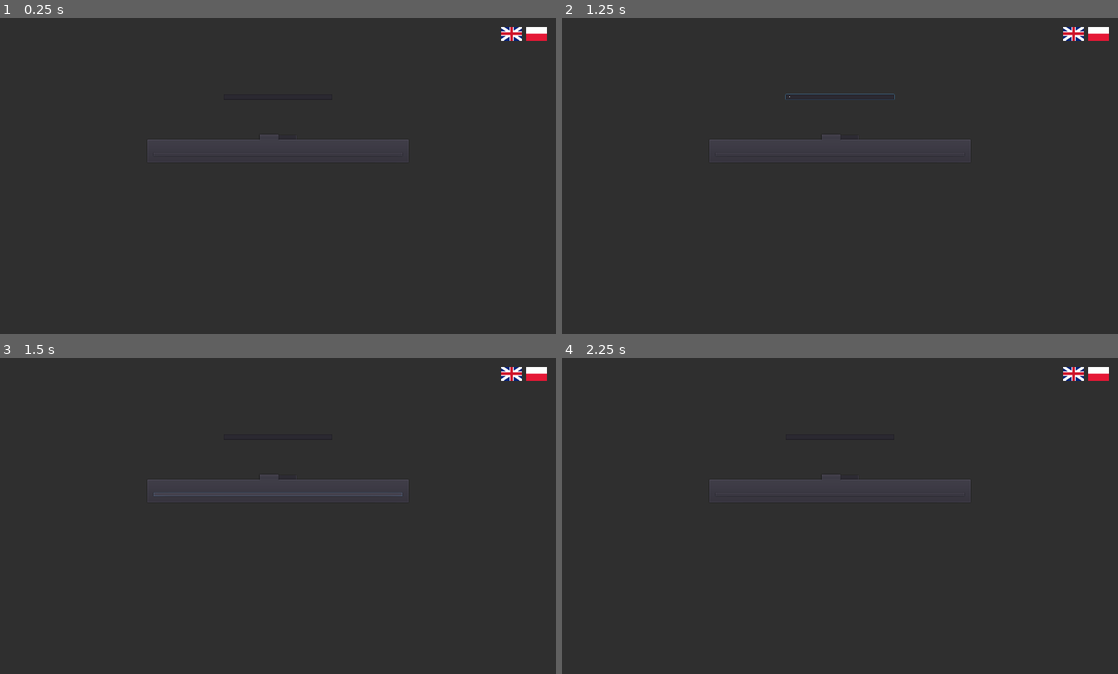
Above: before the commit, frames 1-4 (two rows, left to right).
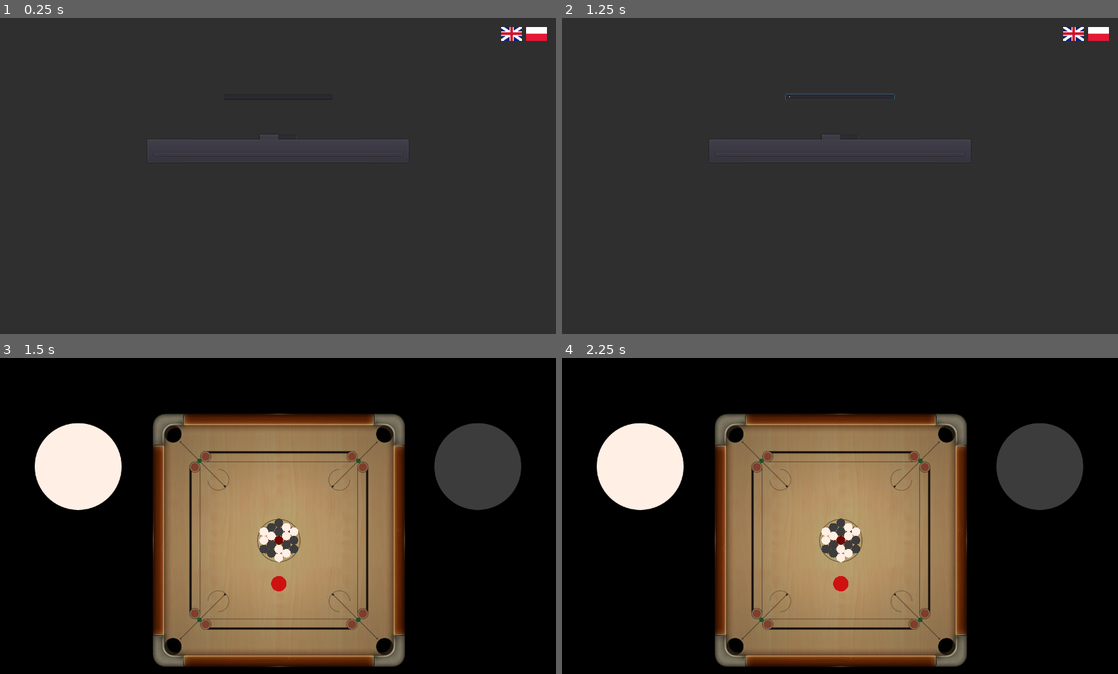
Above: after the commit, the same moments.

Repository: Ajver/Carrom
Game: Godot game, scene res://Scenes/Main/Main.tscn
The game is run twice, just before and just after one commit, with the same random seed, the same clock (stepped at 60 frames per second) and the same inputs.
Inputs (mouse positions are in pixels of both pictures, inside the frame that each line leads up to):
- Up to frame 1 (0.25 s): no input
- Up to frame 2 (1.25 s): click (840, 97) at 0.52 s; type "Alex" at 0.6 s
- Up to frame 3 (1.5 s): click "Create game" at 1.25 s
- Up to frame 4 (2.25 s): click (1073, 373) at 2.02 s

Frames 1-2 are identical in both runs. In frame 3, 96% of the frame differs, in the area x 0-100%, y 0-100%; in frame 4, 96%.

Commit message:
Fix bug with sleeping pieces and fix server

Diff:
--- /dev/null
+++ b/Export/Languages/en.json
@@ -0,0 +1,10 @@
+{
+  "lobby.header": "Lobby",
+  "lobby.enterName": "Enter your name",
+  "lobby.createGame": "Create Game",
+  "lobby.createNewGame": "Create new game",
+  "lobby.createGameBtn": "Create game",
+  "lobby.joinGame": "Join Game",
+  "lobby.enterIp": "Enter existing game IP address",
+  "lobby.joinGameBtn": "Join game"
+}
--- /dev/null
+++ b/Export/Languages/pl.json
@@ -0,0 +1,10 @@
+{
+  "lobby.header": "Lobby",
+  "lobby.enterName": "Wprowadz swoje imie",
+  "lobby.createGame": "Stworz gre",
+  "lobby.createNewGame": "Stworz nowa gre",
+  "lobby.createGameBtn": "Stworz gre",
+  "lobby.joinGame": "Dolacz Do Gry",
+  "lobby.enterIp": "Wprowadz adres IP istniejacej gry",
+  "lobby.joinGameBtn": "Dolacz do gry"
+}
--- a/Scenes/Game/Board/Board.gd
+++ b/Scenes/Game/Board/Board.gd
@@ -1,5 +1,6 @@
 extends Node2D
 
+onready var game = get_parent()
 onready var pieces_manager = $PiecesManager
 onready var rules = $Rules
 
@@ -8,7 +9,7 @@
 
 func new_game() -> void:
 	pieces_manager.new_game()
-	rules.new_game()
+	rules.call_deferred("new_game")
 
 func _input(event) -> void:
 	if Input.is_key_pressed(KEY_S):
--- a/Scenes/Game/Board/Board.tscn
+++ b/Scenes/Game/Board/Board.tscn
@@ -17,7 +17,6 @@
 extents = Vector2( 397, 970 )
 
 [node name="Board" type="Node2D"]
-editor/display_folded = true
 position = Vector2( 640, 415 )
 script = ExtResource( 1 )
 
@@ -41,6 +40,7 @@
 rotation = 4.71239
 
 [node name="Edges" type="StaticBody2D" parent="."]
+editor/display_folded = true
 visible = false
 collision_layer = 32
 collision_mask = 0
--- a/Scenes/Game/Board/PiecesManager.gd
+++ b/Scenes/Game/Board/PiecesManager.gd
@@ -2,8 +2,9 @@
 
 signal piece_reached(piece)
 
-onready var main = get_node("/root/Main")
-onready var rules = main.find_node("Rules")
+onready var board = get_parent()
+onready var game : Node
+onready var rules : Node
 
 var Piece = load("res://Scenes/Pieces/Piece.tscn")
 var Striker = load("res://Scenes/Pieces/Striker.tscn")
@@ -15,16 +16,21 @@
 }
 
 const PIECE_D : float = 20.0
-const MIN_DISK_SPEED : float = 0.05
+const MIN_DISK_SPEED : float = 0.01
 
 var in_prepare_mode = true
 var snapping_lines : Array
 
 func _ready():
-	connect("piece_reached", rules, "_on_Piece_reached")
 	snapping_lines = get_tree().get_nodes_in_group("snapping_lines")
 
 func new_game() -> void:
+	game = board.game
+	rules = game.find_node("Rules")
+
+	if not is_connected("piece_reached", rules, "_on_Piece_reached"):
+		connect("piece_reached", rules, "_on_Piece_reached")
+
 	remove_all_children()
 	call_deferred("register_new_pieces")
 
@@ -71,7 +77,8 @@
 		return
 
 	for piece in get_children():
-		if piece.linear_velocity.length() > MIN_DISK_SPEED:
+		if !piece.sleeping and piece.linear_velocity.length_squared() > MIN_DISK_SPEED:
+			print(piece.linear_velocity.length_squared())
 			return
 
 	enter_prepare_mode()
--- a/Scenes/Game/Board/Rules.gd
+++ b/Scenes/Game/Board/Rules.gd
@@ -1,11 +1,9 @@
 extends Node
 
-onready var main = get_node("/root/Main")
-onready var pieces_manager = main.find_node("PiecesManager")
-onready var players : Dictionary = {
-	"white": main.find_node("Player1"),
-	"black": main.find_node("Player2")
-}
+onready var board = get_parent()
+onready var game : Node
+onready var pieces_manager : Node
+onready var players : Dictionary
 
 var current_player_color : String = "white"
 
@@ -17,6 +15,25 @@
 
 func new_game():
 	reset("white")
+
+func reset(player_color:String) -> void:
+	game = board.game
+	pieces_manager = board.find_node("PiecesManager")
+	players = {
+		"white": game.find_node("Player1"),
+		"black": game.find_node("Player2")
+	}
+	set_current_player(player_color)
+	reset_all_variables()
+
+func set_current_player(player_color:String) -> void:
+	current_player_color = player_color
+
+func reset_all_variables() -> void:
+	was_current_player_piece_reached = false
+	was_queen_just_reached = false
+	was_queen_reached_before = false
+	was_queen_covered = false
 
 func _on_Piece_reached(piece) -> void:
 	if piece.piece_type == current_player_color:
@@ -65,22 +82,3 @@
 			current_player_color = "white"
 
 	get_current_player().set_current()
-
-func reset(player_color:String) -> void:
-	main = get_node("/root/Main")
-	pieces_manager = main.find_node("PiecesManager")
-	players = {
-		"white": main.find_node("Player1"),
-		"black": main.find_node("Player2")
-	}
-	set_current_player(player_color)
-
-func set_current_player(player_color:String) -> void:
-	current_player_color = player_color
-	get_current_player().set_current()
-
-func reset_all_variables() -> void:
-	was_current_player_piece_reached = false
-	was_queen_just_reached = false
-	was_queen_reached_before = false
-	was_queen_covered = false
--- a/Scenes/Lobby/Lobby.gd
+++ b/Scenes/Lobby/Lobby.gd
@@ -1,4 +1,6 @@
 extends Control
+
+signal create_game_btn_pressed
 
 onready var main = get_node("/root/Main")
 
@@ -13,7 +15,7 @@
 
 func _on_CreateGameBtn_pressed() -> void:
 	Network.create_server(get_player_name())
-	#main.start_game()
+	emit_signal("create_game_btn_pressed")
 
 func get_player_name() -> String:
 	var player_name_text_enter = find_node("NameEnter")
--- a/Scenes/Lobby/Lobby.tscn
+++ b/Scenes/Lobby/Lobby.tscn
@@ -39,7 +39,6 @@
 [node name="GameTitle" parent="MarginContainer/VBoxContainer" instance=ExtResource( 2 )]
 
 [node name="VBoxContainer" type="VBoxContainer" parent="MarginContainer/VBoxContainer"]
-editor/display_folded = true
 margin_top = 197.0
 margin_right = 1240.0
 margin_bottom = 627.0
@@ -168,6 +167,7 @@
 text_id = "lobby.joinGameBtn"
 
 [node name="MarginContainer2" type="MarginContainer" parent="."]
+editor/display_folded = true
 anchor_left = 1.0
 anchor_right = 1.0
 margin_left = -126.0
@@ -176,6 +176,7 @@
 custom_constants/margin_top = 20
 
 [node name="HBoxContainer" type="HBoxContainer" parent="MarginContainer2"]
+editor/display_folded = true
 margin_top = 20.0
 margin_right = 106.0
 margin_bottom = 52.0
@@ -191,5 +192,6 @@
 margin_right = 106.0
 margin_bottom = 32.0
 texture_normal = ExtResource( 9 )
+[connection signal="pressed" from="MarginContainer/VBoxContainer/VBoxContainer/CenterContainer2/TabContainer/Create Game/VBoxContainer/CreateGameBtn" to="." method="_on_CreateGameBtn_pressed"]
 [connection signal="pressed" from="MarginContainer2/HBoxContainer/EN_Flag" to="." method="_on_EN_Flag_pressed"]
 [connection signal="pressed" from="MarginContainer2/HBoxContainer/PL_Flag" to="." method="_on_PL_Flag_pressed"]
--- a/Scenes/Main/Main.gd
+++ b/Scenes/Main/Main.gd
@@ -6,12 +6,17 @@
 
 func _ready() -> void:
 	T.set_language("en")
+	lobby.connect("create_game_btn_pressed", self, "_start_game")
 
 func _input(event) -> void:
 	if Input.is_key_pressed(KEY_ESCAPE):
 		get_tree().quit()
 
-func start_game() -> void:
+func _start_game() -> void:
 	var game = Game.instance()
 	call_deferred("add_child", game)
+	game.connect("tree_entered", self, "_on_Game_tree_entered")
 	lobby.hide()
+
+func _on_Game_tree_entered() -> void:
+	print("Game entered Tree!")
--- a/Scenes/Pieces/Pointer.gd
+++ b/Scenes/Pieces/Pointer.gd
@@ -1,7 +1,7 @@
 extends Node2D
 
-onready var board = get_node("/root/Main").find_node("Board")
 onready var striker = get_parent()
+onready var board : Node
 onready var spring = $SpringBase/Spring
 onready var string_start_position = $StringStartPosition
 
@@ -9,6 +9,9 @@
 
 var MAX_STRENGHT : float = 300.0
 var STRENGHT_MOD : float = 15.0
+
+func set_board(n_board:Node) -> void:
+	board = n_board
 
 func _input(event):
 	if not visible:
--- a/Scenes/Pieces/Striker.gd
+++ b/Scenes/Pieces/Striker.gd
@@ -9,6 +9,7 @@
 
 onready var area = $Area2D
 onready var pointer = $Pointer
+onready var board = get_parent().get_parent()
 
 const MAX_POSITION : float = 245.0
 
@@ -19,6 +20,7 @@
 
 func _ready() -> void:
 	check_valid_area()
+	pointer.set_board(board)
 
 func _input(event) -> void:
 	if mode == MODE_RIGID:
--- a/Scenes/Pieces/Striker.tscn
+++ b/Scenes/Pieces/Striker.tscn
@@ -13,9 +13,10 @@
 radius = 17.7985
 
 [node name="Striker" type="RigidBody2D" groups=[
+"disks",
 "main_disk",
-"disks",
 ]]
+z_index = 1
 collision_layer = 4
 collision_mask = 34
 mode = 3
--- a/Scripts/Network.gd
+++ b/Scripts/Network.gd
@@ -10,6 +10,11 @@
 	score = 0
 }
 
+func _ready() -> void:
+	get_tree().connect("network_peer_disconnected", self, "_player_disconected")
+
+func _player_disconected() -> void:
+	print("Player disconected")
 
 func create_server(player_name) -> void:
 	self_data.name = player_name
--- a/project.godot
+++ b/project.godot
@@ -60,6 +60,11 @@
 2d_physics/layer_5="striker_area"
 2d_physics/layer_6="board_edge"
 
+[network]
+
+limits/debugger_stdout/max_messages_per_frame=60
+limits/debugger_stdout/max_errors_per_frame=60
+
 [physics]
 
 2d/default_gravity_vector=Vector2( 0, 0 )
Not shown, changed: export_presets.cfg
Binary file added: icon.ico
Binary file changed: icon.png
Not shown, added: Export/Carrom.exe
Not shown, added: Export/Carrom.pck
Not shown, changed: Export/index.pck
